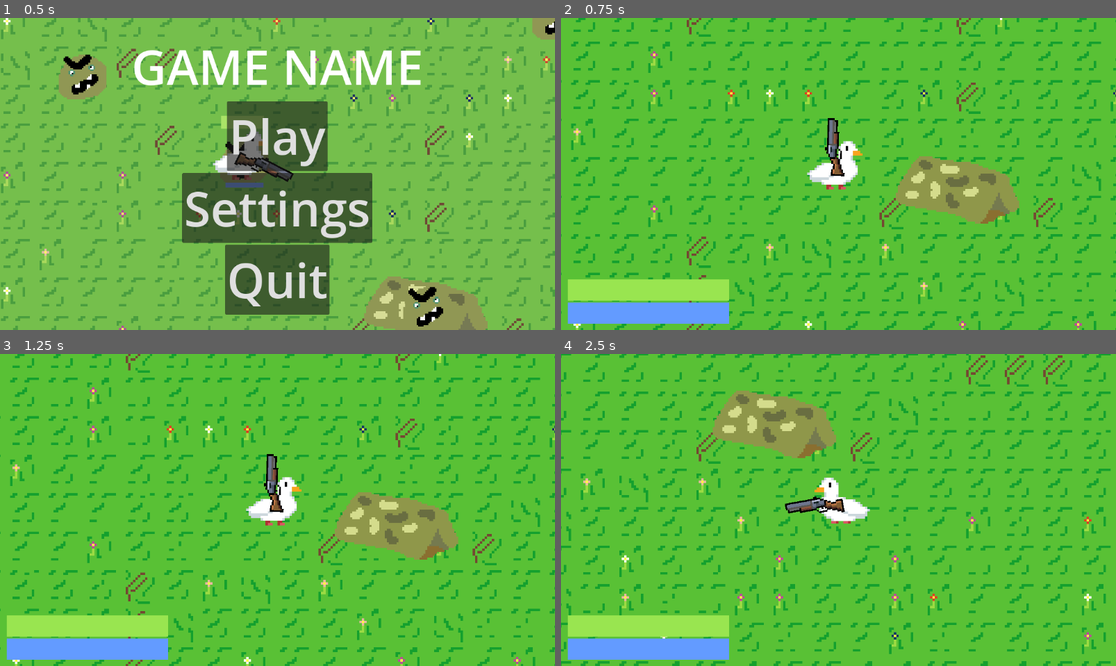
Above: before the commit, frames 1-4 (two rows, left to right).
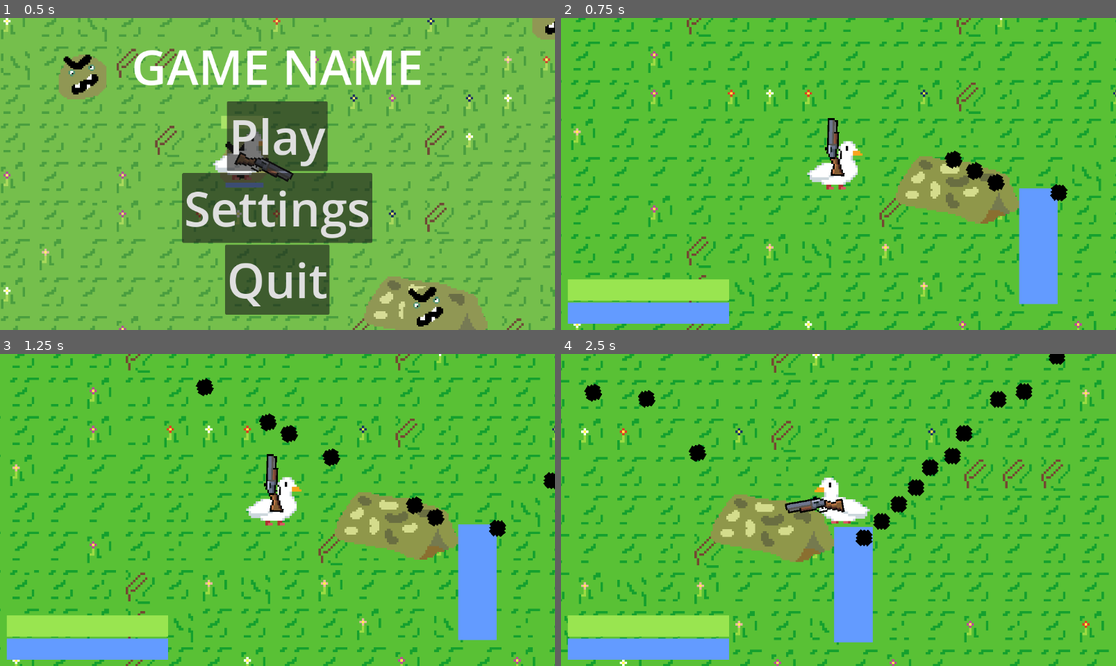
Above: after the commit, the same moments.

Repository: MathiasBenoni/Wave_based_game
Game: Godot game, scene res://scenes/startscreen.tscn
Two runs of this game, one before a commit and one after it. Both use one fixed random seed, a clock stepped at 60 frames per second and the inputs below.
Inputs (mouse positions are in pixels of both pictures, inside the frame that each line leads up to):
- Up to frame 1 (0.5 s): no input
- Up to frame 2 (0.75 s): click "Play" at 0.5 s
- Up to frame 3 (1.25 s): no input
- Up to frame 4 (2.5 s): tap Enter (enter) at 1.25, 2.1 s; move the mouse to (960, 494) at 1.27 s; hold D (move_right) 1.28-2.03 s; hold Shift (sprint) 1.28-2.03 s; move the mouse to (727, 525) at 2.02 s; hold S (move_down) from 2.03 s (still down); tap Shift (sprint) at 2.3 s

Frame 1 is identical in both runs. In frame 2, 3.1% of the frame differs, in the area x 69-92%, y 42-92%; in frame 3, 3.6%; in frame 4, 28%, in the area x 0-99%, y 0-100%.

Commit message:
The shop now works with cards unlocking as you have more upgrades, spesifically dash

Diff:
--- a/scenes/main.tscn
+++ b/scenes/main.tscn
@@ -7,6 +7,7 @@
 [ext_resource type="Texture2D" uid="uid://b4ibq8jw0f528" path="res://assets/sprites/coins/ground1.png" id="5_u0103"]
 [ext_resource type="Texture2D" uid="uid://cxxav8huwpjb5" path="res://assets/sprites/character/placeholder.png" id="6_tefeu"]
 [ext_resource type="Texture2D" uid="uid://du1c114rtldgx" path="res://assets/sprites/coins/ash.png" id="7_o6xl0"]
+[ext_resource type="PackedScene" uid="uid://5xafmbc00iqv" path="res://scenes/tower.tscn" id="8_tipki"]
 
 [sub_resource type="NavigationPolygon" id="NavigationPolygon_o6xl0"]
 vertices = PackedVector2Array(1046, 522, 1046, 566, 1030, 566, 1018, 522, 1018, 570, 1030, 582, 1002, 582, 1002, 570, 1 …(1200 unchanged characters)…
@@ -465,6 +466,9 @@
 [node name="spawn2" type="Marker2D" parent="spawns"]
 position = Vector2(885, 11)
 
+[node name="tower" parent="." instance=ExtResource("8_tipki")]
+position = Vector2(533, 294)
+
 [connection signal="pressed" from="player/esc_menu/VBoxContainer/HBoxContainer2/Continue" to="." method="_on_continue_pressed"]
 [connection signal="pressed" from="player/esc_menu/VBoxContainer/HBoxContainer4/quit" to="." method="_on_quit_pressed"]
 [connection signal="pressed" from="player/shop/HBoxContainer/skip" to="." method="_on_button_pressed"]
--- a/scripts/main.gd
+++ b/scripts/main.gd
@@ -103,14 +103,18 @@
 
 func set_upgrade_to_button(upgrade_id: int, button_position: int):
 
+
 	if upgrade_id >= upgrades_list.size() or upgrade_id < 0:
 		print("Error: Invalid upgrade_id: ", upgrade_id)
 		return "new_id"
-	elif upgrade_id == 7 and $player.can_dash == true:
+
+
+	if upgrade_id == 7 and $player.can_dash == true:
+		print("new_id")
 		return "new_id"
-	elif (upgrade_id == 8 or upgrade_id == 9) and $player.can_dash == false:
-		if $player.can_dash == false:
-			return "new_id"
+	if $player.can_dash == false:
+		if (upgrade_id == 8 or upgrade_id == 9):
+				return "new_id"
 
 	if button_position < 1 or button_position > 4:
 		print("Error: Invalid button_position: ", button_position, " (should be 1-4)")
@@ -212,29 +216,66 @@
 	for child in node.get_children():
 		print_scene_tree(child, indent + 1)
 
+
+
+
+
+
 func randomize_shop():
 	var available_upgrades = range(upgrades_list.size())  # [0, 1, 2, 3, 4, 5, ...]
 	available_upgrades.shuffle()
 
 	var selected_upgrades = []
-	var upgrade_index = 0
-
-	# Keep trying until we have 4 valid unique upgrades
-	while selected_upgrades.size() < 4 and upgrade_index < available_upgrades.size():
-		var upgrade_id = available_upgrades[upgrade_index]
+	var dash_unlock_id = 7  # ID for the Dash unlock
+	var player = get_player()
+
+	# If player doesn't have dash yet, prioritize offering the dash unlock
+	if not player.can_dash:
+		# Try to include dash unlock in the shop
+		if dash_unlock_id in available_upgrades:
+			available_upgrades.erase(dash_unlock_id)
+			available_upgrades.insert(0, dash_unlock_id)  # Put it first
+
+	# Loop until we have 4 valid upgrades or run out of options
+	while selected_upgrades.size() < 4:
+		if available_upgrades.is_empty():
+			print("Warning: Ran out of upgrades to pick from — rerolling entire shop.")
+			available_upgrades = range(upgrades_list.size())
+			available_upgrades.shuffle()
+
+			# Re-prioritize dash unlock if needed
+			if not player.can_dash and dash_unlock_id in available_upgrades:
+				available_upgrades.erase(dash_unlock_id)
+				available_upgrades.insert(0, dash_unlock_id)
+
+		var upgrade_id = available_upgrades.pop_front()  # Take from front (prioritized)
+		var upgrade_data = upgrades_list[upgrade_id]
+
+		# Check for Dash-related logic BEFORE setting to button
+		if upgrade_data["effect"] == "Dash" and player.can_dash:
+			print("Skipping Dash unlock - already unlocked")
+			continue  # Skip Dash if already unlocked
+
+		# Check if effect contains "dash" and player doesn't have dash
+		if not player.can_dash and ("dash_speed" in upgrade_data["effect"] or "dash_cooldown" in upgrade_data["effect"]):
+			print("Skipping dash upgrade - player doesn't have dash yet. Effect: ", upgrade_data["effect"])
+			continue  # Skip dash upgrades if player doesn't have dash yet
+
+		# Now we know the upgrade is valid, set it to the button
 		var button_position = selected_upgrades.size() + 1
-
 		var result = set_upgrade_to_button(upgrade_id, button_position)
 
-		if result != "new_id":
-			# This upgrade is valid, add it to our selected list
-			selected_upgrades.append(upgrade_id)
-
-		upgrade_index += 1
-
-	# If we couldn't find 4 valid upgrades, fill remaining slots with valid ones
-	if selected_upgrades.size() < 4:
-		print("Warning: Could not find 4 unique valid upgrades")
+		# If set_upgrade_to_button still rejects it, skip and try another
+		if result == "new_id":
+			print("set_upgrade_to_button rejected upgrade_id: ", upgrade_id)
+			continue
+
+		selected_upgrades.append(upgrade_id)
+
+	print("Shop randomized successfully with valid upgrades.")
+
+
+
 
 func _on_upgrade_button_pressed(button):
 	var upgrade_data = button.get_meta("upgrade_data")
@@ -263,8 +304,6 @@
 			get_player().speed_multiplier += 0.02
 
 		"sprint":
-			if get_player().can_sprint == true:
-				get_player().sprint_multiplier += 0.02
 			get_player().can_sprint = true
 
 		"extra_health":
--- a/scripts/player.gd
+++ b/scripts/player.gd
@@ -27,6 +27,8 @@
 var dash_cooldown_timer = 0.0
 var is_dashing = false
 var dash_direction = Vector2.ZERO
+
+
 var can_dash = false
 
 
Binary file changed: assets/sprites/upgrades/move_upgrade.png
Not shown: 1 places in scenes/main.tscn that only renumber resources
